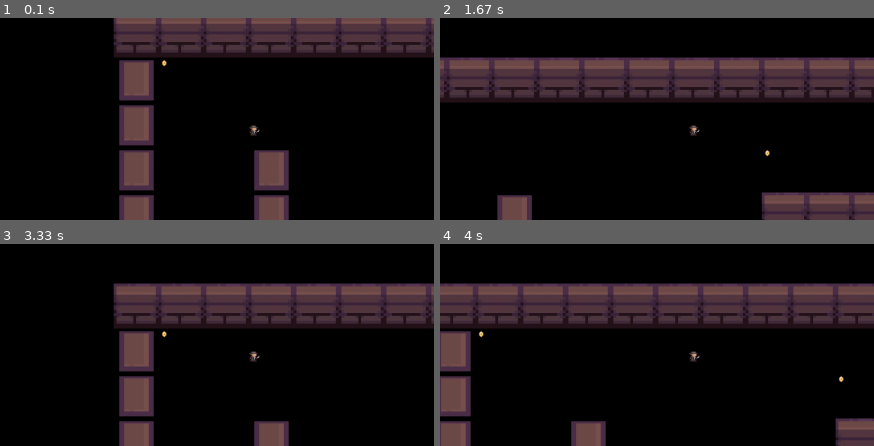
Above: before the commit, frames 1-4 (two rows, left to right).
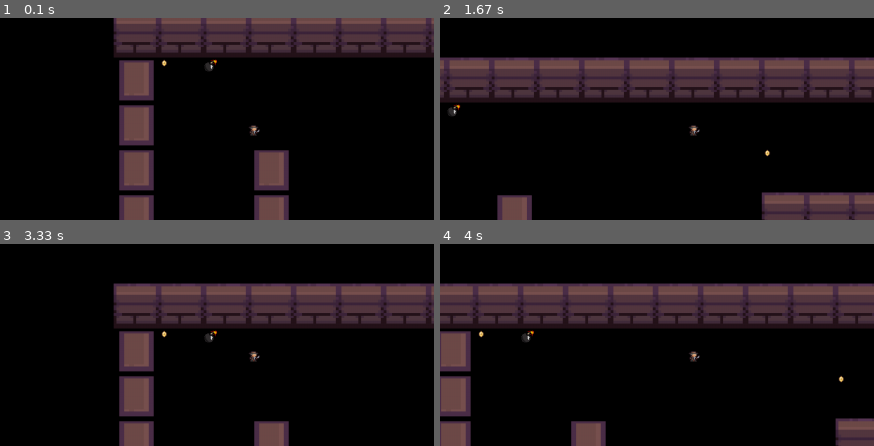
Above: after the commit, the same moments.

Repository: PedroFranchEchaniz/pygame
Game: pygame game, started from game.py
The game is run twice, just before and just after one commit, with the same random seed, the same clock (stepped at 60 frames per second) and the same inputs.
Inputs:
- Up to frame 1 (0.1 s): no input
- Up to frame 2 (1.67 s): hold Right 0.33-0.8 s; hold Up 0.83-1.13 s; hold Right 1.17-1.63 s
- Up to frame 3 (3.33 s): hold Left 1.67-2.2 s; hold Down 2.23-2.53 s; hold Left 2.57-2.97 s; hold Up from 3 s (still down)
- Up to frame 4 (4 s): release Up at 3.37 s; hold Right from 3.4 s (still down)
The pictures show only the part of the screen within x 20-70%, y 11-61%; the shares and areas given below are measured in that part.

The runs differ from the first frame. In frame 1, less than 0.1% of the frame differs, in the area x 47-50%, y 20-27%; in frame 2, less than 0.1%; in frame 3, less than 0.1%; in frame 4, less than 0.1%.

Commit message:
implementación ganar

Diff:
--- /dev/null
+++ b/bomb.py
@@ -0,0 +1,8 @@
+import pygame
+
+class Bomb (pygame.sprite.Sprite):
+    def __init__(self, pos, groups, size=(20, 20)):
+        super().__init__(groups)
+        original_image = pygame.image.load("assets/pngwing.com.png").convert_alpha()
+        self.image = pygame.transform.scale(original_image, size)
+        self.rect = self.image.get_rect(topleft=pos)
--- a/level.py
+++ b/level.py
@@ -6,6 +6,8 @@
 from player_prove import Player
 from potion import Potion
 from coin import Coin
+from bomb import Bomb
+from suit import Suit
 
 class Level:
     def __init__(self):
@@ -74,6 +76,10 @@
                         Potion(pos, [self.visible_sprites, self.collectible_sprites])
                     elif obj_type == 'd':
                         Coin(pos, [self.visible_sprites, self.collectible_sprites])
+                    elif obj_type == 'b':
+                        Bomb(pos, [self.visible_sprites, self.collectible_sprites])
+                    elif obj_type == 't':
+                        Suit(pos, [self.visible_sprites, self.collectible_sprites])
 
     def restart_level(self):
         self.visible_sprites.empty()
@@ -98,7 +104,7 @@
             self.player_won = True
 
     def display_victory_message(self):
-        font = pygame.font.Font(None, 50)  # Puedes usar una ruta de archivo si tienes una fuente específica
+        font = pygame.font.Font(None, 50)
 
         text_surface = font.render("¡Has ganado!", True, (255, 255, 255))  # Texto blanco
 
--- /dev/null
+++ b/suit.py
@@ -0,0 +1,7 @@
+import pygame
+
+class Suit(pygame.sprite.Sprite):
+    def __init__(self, pos, groups):
+        super().__init__(groups)
+        self.image = pygame.image.load("assets/flasks_3_4.png").convert_alpha()
+        self.rect = self.image.get_rect(topleft=pos)
Binary file added: assets/flasks_3_4.png
Binary file added: assets/pngwing.com.png
